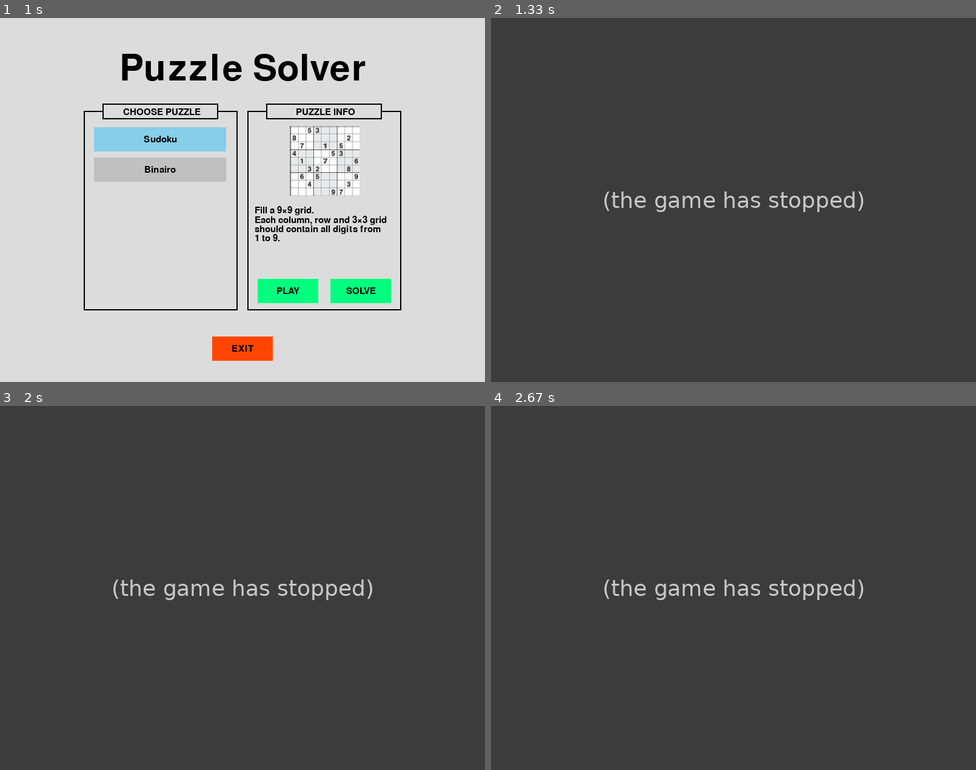
Above: before the commit, frames 1-4 (two rows, left to right).
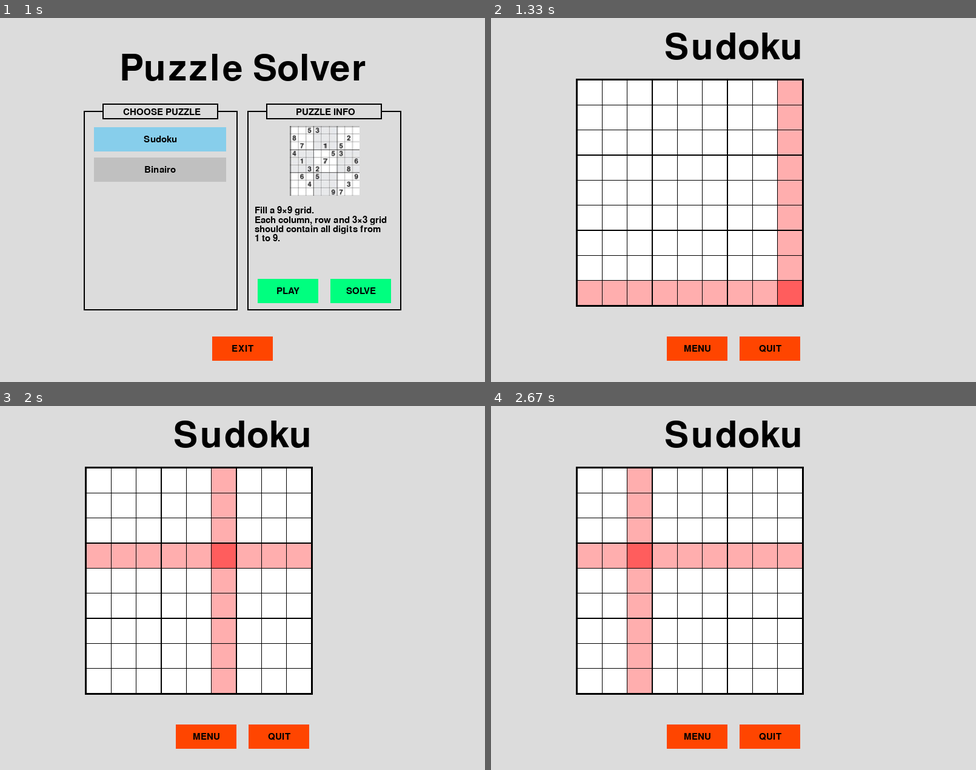
Above: after the commit, the same moments.

Repository: ChristopheVdE/Puzzle-solver
Game: pygame game, started from Application/Pygame/Main.py
Two runs of this game, one before a commit and one after it. Both use one fixed random seed, a clock stepped at 60 frames per second and the inputs below.
Inputs (mouse positions are in pixels of both pictures, inside the frame that each line leads up to):
- Up to frame 1 (1 s): press the mouse at (160, 138) at 0.87 s; move the mouse to (145, 134) at 0.97 s
- Up to frame 2 (1.33 s): release the mouse at (617, 127) at 1.1 s; click "PLAY" at 1.22 s
- Up to frame 3 (2 s): press the mouse at (150, 580) at 1.53 s; move the mouse to (189, 649) at 1.63 s; release the mouse at (232, 719) at 1.77 s; press the mouse at (198, 478) at 1.87 s; move the mouse to (218, 558) at 1.97 s
- Up to frame 4 (2.67 s): release the mouse at (728, 638) at 2.1 s; press the mouse at (588, 580) at 2.2 s; move the mouse to (728, 649) at 2.3 s; release the mouse at (869, 719) at 2.43 s; press the mouse at (588, 580) at 2.53 s; move the mouse to (631, 555) at 2.63 s

Frame 1 is identical in both runs. In frame 2, 100% of the frame differs, in the area x 0-100%, y 0-100%; in frame 3, 100%; in frame 4, 100%.
Error before the commit: TypeError: Sudoku_GameLoop() takes 0 positional arguments but 4 were given (Main.py line 49); the game stopped at 1.22 s (later frames are placeholders)

Commit message:
sudoku works
Both Binairo-solve and Sudoku-solve currently have the same functionality as their "play" counterparts.

Diff:
--- a/Application/Pygame/Main.py
+++ b/Application/Pygame/Main.py
@@ -58,5 +58,5 @@
             SelectedGame = GameLoop(Screen, ScreenWidth, ScreenHeight, clock)
         elif game[0] == "Quit" and game[1] == True:
             pygame.quit()
-            quit()
+            break
 # ==========================================================================================================
--- a/Application/Pygame/Scripts/Binairo/Solve.py
+++ b/Application/Pygame/Scripts/Binairo/Solve.py
@@ -0,0 +1,93 @@
+############################################################################################################
+# NAME: Binairo: create
+# AUTHOR: Christophe Van den Eynde
+# FUNCTION: Create playable boards
+############################################################################################################
+
+# IMPORT PACKAGES ==========================================================================================
+import pygame
+from Scripts.General.Classes import Button, CenteredText
+from Scripts.General.Functions import ActivateGameLoop, quitgame
+from Scripts.Binairo.Functions import board
+from Settings.Colors import Colors
+from Settings.Fonts import Fonts
+# ==========================================================================================================
+
+# GAME LOOP: Binairo =======================================================================================
+def Binairo_GameLoop(Screen, ScreenWidth, ScreenHeight, clock):
+# VARIABLES ------------------------------------------------------------------------------------------------
+    running = True
+    key = None
+    Cube = None
+    CreatedBoard = None
+    FirstIteration = True
+    UpdateBoard = None
+    grid = None
+# MAIN LOOP ------------------------------------------------------------------------------------------------
+    while running:
+        for event in pygame.event.get():
+            if event.type == pygame.QUIT:
+                running = False
+            if event.type == pygame.KEYDOWN:
+                if event.key == pygame.K_0 or event.key == pygame.K_KP0: # cheks for keypress --> combing keypress check with selected cube to update value in cube
+                    key = '0'
+                if event.key == pygame.K_1 or event.key == pygame.K_KP1:
+                    key = '1'
+            #if event.key == pygame.K_DELETE:
+
+    # Wheter or not to return to menu when leaving the sudoku window
+        BackToMenu = False
+    # Set background color
+        Screen.fill(Colors["BackgroundColor"])
+    # Display title
+        Title = CenteredText("Binairo", Fonts["TitleFont"], Colors["black"], int(ScreenWidth / 2), 50)
+        Title.render(Screen)
+    # Get mouse position & track mouse-clicks
+        mouse = pygame.mouse.get_pos()
+        click = pygame.mouse.get_pressed()
+# SETTINGS WINDOW ------------------------------------------------------------------------------------------
+    # number of cubes
+        # show current number of cubes per row/col
+        # increase by 2
+        # decrease by 2
+    # Turn of higlighting?
+    # Reset board
+    # Get Hint
+    # Check current (partial) board
+    # Create new board
+    # Navigation Buttons --> move nav buttons to this submenu
+# BOARD ----------------------------------------------------------------------------------------------------
+    # inititialize board class
+        if not grid:
+            grid = board(Screen, 10, (140, 100))
+    # Print board, values ...
+        grid.DarwBoardBackground(Colors["black"])
+        grid.DrawCubes((255, 255, 255))
+        grid.HiglightLines(Colors["NavigationColor"], mouse)
+        grid.CreateBoard(FirstIteration)
+        grid.Immutable()
+        Cube = grid.SelectCube(mouse, click, Cube)
+        UpdateBoard = grid.Updatecube(key, UpdateBoard, Cube)
+        grid.PrintBoard()
+# NAVIGATION BUTTONS ---------------------------------------------------------------------------------------
+    # Menu button
+        Menu = Button(Screen, ScreenWidth / 2 - 110, ScreenHeight - 75, 100, 40, Colors["NavigationColor"], Colors["NavigationHighlight"])
+        Menu.render(mouse)
+        Menu.text(Fonts["ButtonFont"], Colors["black"], "MENU")
+        SelectedGame = Menu.functionality(mouse, click, ActivateGameLoop("Menu"))
+        if SelectedGame: return SelectedGame
+    # EXIT Button
+        Exit = Button(Screen, ScreenWidth / 2 +10, ScreenHeight - 75, 100, 40, Colors["NavigationColor"], Colors["NavigationHighlight"])
+        Exit.render(mouse)
+        Exit.text(Fonts["ButtonFont"], Colors["black"], "QUIT")
+        SelectedGame = Exit.functionality(mouse, click, ActivateGameLoop("Quit"))
+        if SelectedGame: return SelectedGame
+# UPDATE DISPLAY -------------------------------------------------------------------------------------------
+        pygame.display.update()
+        clock.tick(60)
+# ITERATION COUNT ------------------------------------------------------------------------------------------
+        FirstIteration = False
+        key = None
+# COMPLETELY CLOSE THE GAME WHEN SCREEN IS CLOSED ----------------------------------------------------------
+    return ActivateGameLoop("Quit")
+# ==========================================================================================================
--- a/Application/Pygame/Scripts/Sudoku/Create.py
+++ b/Application/Pygame/Scripts/Sudoku/Create.py
@@ -1,38 +1,51 @@
+############################################################################################################
+# NAME: Sudoku: create
+# AUTHOR: Christophe Van den Eynde
+# FUNCTION: Create playable boards
+############################################################################################################
+
+# IMPORT PACKAGES ==========================================================================================
+import pygame
+from Scripts.General.Classes import Button, CenteredText
+from Scripts.General.Functions import ActivateGameLoop, quitgame
+from Scripts.Sudoku.Functions import board
+from Settings.Colors import Colors
+from Settings.Fonts import Fonts
+# ==========================================================================================================
+
 # GAME LOOP: Sudoku ========================================================================================
-def Sudoku_GameLoop():
-# IMPORT SUDOKU SCRIPTS ------------------------------------------------------------------------------------
-    from Sudoku import board
+def Sudoku_GameLoop(Screen, ScreenWidth, ScreenHeight, clock):
+# VARIABLES ------------------------------------------------------------------------------------------------
+    running = True
 # MAIN LOOP ------------------------------------------------------------------------------------------------
-    running = True
     while running:
         for event in pygame.event.get():
             if event.type == pygame.QUIT:
                 running = False
-
     # Set background color
-        Screen.fill((BackgroundColor))
+        Screen.fill((Colors["BackgroundColor"]))
     # Display title
-        Title = CenteredText("Sudoku", TitleFont, black, int(ScreenWidth / 2), 50)
+        Title = CenteredText("Sudoku", Fonts["TitleFont"], Colors["black"], int(ScreenWidth / 2), 50)
         Title.render(Screen)
     # Get mouse position & track mouse-clicks
         mouse = pygame.mouse.get_pos()
         click = pygame.mouse.get_pressed()
 # BOARD ----------------------------------------------------------------------------------------------------
         grid = board(Screen, 9, (140,100))
-        grid.DarwBoardBackground(black)
+        grid.DarwBoardBackground(Colors["black"])
         grid.DrawCubes((255, 255, 255))
-        grid.HiglightLines(NavigationColor, mouse)
+        grid.HiglightLines(Colors["NavigationColor"], mouse)
 # NAVIGATION BUTTONS ---------------------------------------------------------------------------------------
     # Menu button
-        Menu = Button(Screen, ScreenWidth / 2 - 110, ScreenHeight - 75, 100, 40, NavigationColor, NavigationHighlight)
+        Menu = Button(Screen, ScreenWidth / 2 - 110, ScreenHeight - 75, 100, 40, Colors["NavigationColor"], Colors["NavigationHighlight"])
         Menu.render(mouse)
-        Menu.text(ButtonFont, black, "MENU")
+        Menu.text(Fonts["ButtonFont"], Colors["black"], "MENU")
         SelectedGame = Menu.functionality(mouse, click, ActivateGameLoop("Menu"))
         if SelectedGame: return SelectedGame
     # EXIT Button
-        Exit = Button(Screen, ScreenWidth / 2 +10, ScreenHeight - 75, 100, 40, NavigationColor, NavigationHighlight)
+        Exit = Button(Screen, ScreenWidth / 2 +10, ScreenHeight - 75, 100, 40, Colors["NavigationColor"], Colors["NavigationHighlight"])
         Exit.render(mouse)
-        Exit.text(ButtonFont, black, "QUIT")
+        Exit.text(Fonts["ButtonFont"], Colors["black"], "QUIT")
         SelectedGame = Exit.functionality(mouse, click, ActivateGameLoop("Quit"))
         if SelectedGame: return SelectedGame
 # UPDATE DISPLAY -------------------------------------------------------------------------------------------
--- a/Application/Pygame/Scripts/Sudoku/Solve.py
+++ b/Application/Pygame/Scripts/Sudoku/Solve.py
@@ -0,0 +1,56 @@
+############################################################################################################
+# NAME: Sudoku: create
+# AUTHOR: Christophe Van den Eynde
+# FUNCTION: Create playable boards
+############################################################################################################
+
+# IMPORT PACKAGES ==========================================================================================
+import pygame
+from Scripts.General.Classes import Button, CenteredText
+from Scripts.General.Functions import ActivateGameLoop, quitgame
+from Scripts.Sudoku.Functions import board
+from Settings.Colors import Colors
+from Settings.Fonts import Fonts
+# ==========================================================================================================
+
+# GAME LOOP: Sudoku ========================================================================================
+def Sudoku_GameLoop(Screen, ScreenWidth, ScreenHeight, clock):
+# VARIABLES ------------------------------------------------------------------------------------------------
+    running = True
+# MAIN LOOP ------------------------------------------------------------------------------------------------
+    while running:
+        for event in pygame.event.get():
+            if event.type == pygame.QUIT:
+                running = False
+    # Set background color
+        Screen.fill((Colors["BackgroundColor"]))
+    # Display title
+        Title = CenteredText("Sudoku", Fonts["TitleFont"], Colors["black"], int(ScreenWidth / 2), 50)
+        Title.render(Screen)
+    # Get mouse position & track mouse-clicks
+        mouse = pygame.mouse.get_pos()
+        click = pygame.mouse.get_pressed()
+# BOARD ----------------------------------------------------------------------------------------------------
+        grid = board(Screen, 9, (140,100))
+        grid.DarwBoardBackground(Colors["black"])
+        grid.DrawCubes((255, 255, 255))
+        grid.HiglightLines(Colors["NavigationColor"], mouse)
+# NAVIGATION BUTTONS ---------------------------------------------------------------------------------------
+    # Menu button
+        Menu = Button(Screen, ScreenWidth / 2 - 110, ScreenHeight - 75, 100, 40, Colors["NavigationColor"], Colors["NavigationHighlight"])
+        Menu.render(mouse)
+        Menu.text(Fonts["ButtonFont"], Colors["black"], "MENU")
+        SelectedGame = Menu.functionality(mouse, click, ActivateGameLoop("Menu"))
+        if SelectedGame: return SelectedGame
+    # EXIT Button
+        Exit = Button(Screen, ScreenWidth / 2 +10, ScreenHeight - 75, 100, 40, Colors["NavigationColor"], Colors["NavigationHighlight"])
+        Exit.render(mouse)
+        Exit.text(Fonts["ButtonFont"], Colors["black"], "QUIT")
+        SelectedGame = Exit.functionality(mouse, click, ActivateGameLoop("Quit"))
+        if SelectedGame: return SelectedGame
+# UPDATE DISPLAY -------------------------------------------------------------------------------------------
+        pygame.display.update()
+        clock.tick(60)
+# COMPLETELY CLOSE THE GAME WHEN SCREEN IS CLOSED ----------------------------------------------------------
+    return ActivateGameLoop("Quit")
+# ==========================================================================================================
